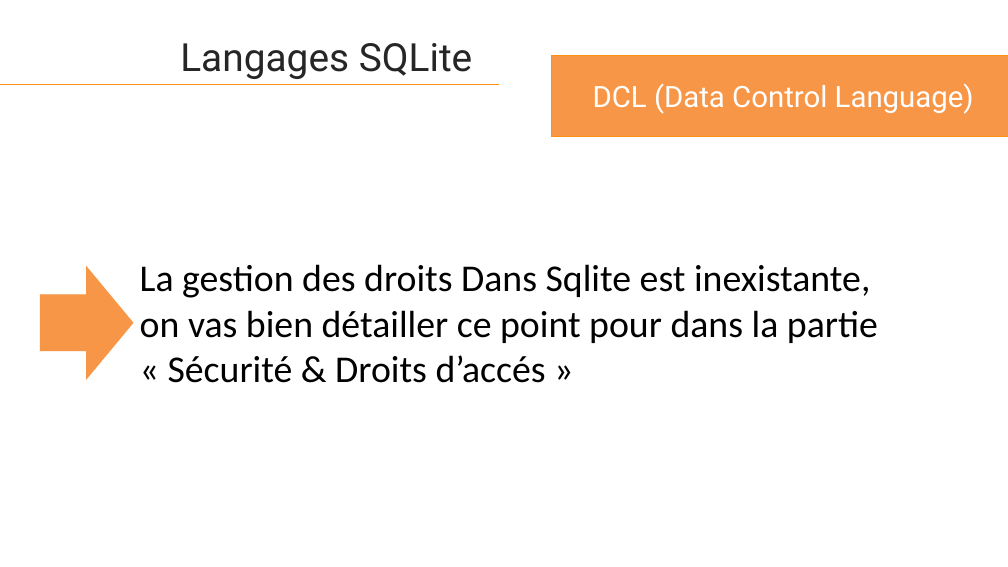
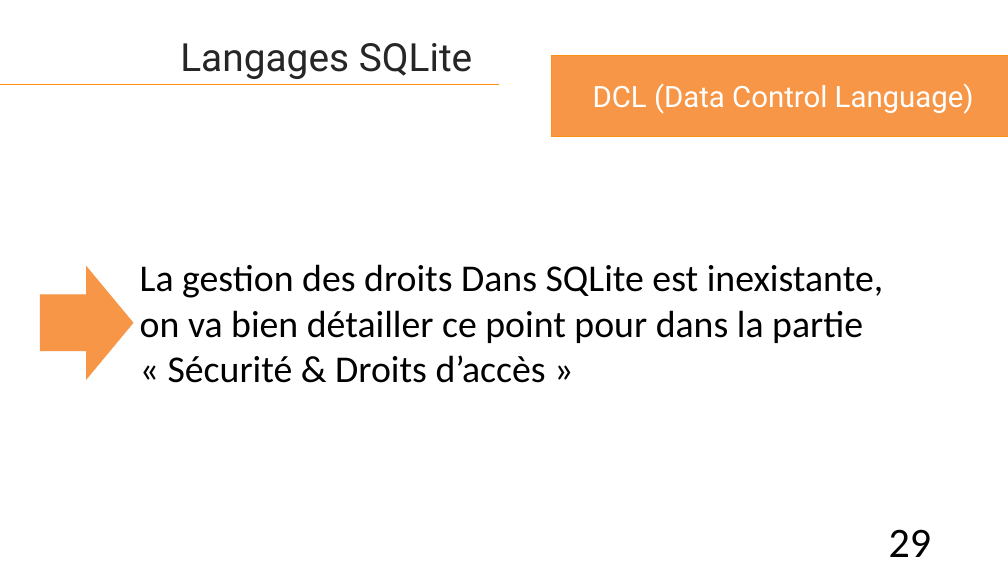
Before and after one commit to HouariZegai/academic-projects, a slide deck: slide 29 of Architecture SGBD/Project/presentation/Presentation-projet-SQLite.pptx. Drawn at 1008x567 pixels with LibreOffice and Linux fonts; fonts in the diff are those of the drawing. Boxes give left, top, right and bottom in pixels: in the first picture for what was removed or moved away, otherwise in the second. Text is boxed around its words. In the diff, an @@ line names an element or a change of style, - is before the commit and + after.

```diff
--- a/Architecture SGBD/Project/presentation/Presentation-projet-SQLite.pptx
+++ b/Architecture SGBD/Project/presentation/Presentation-projet-SQLite.pptx
@@ text at box(140, 264, 883, 383): text changed @@
-La gestion des droits Dans Sqlite est inexistante,
-on vas bien détailler ce point pour dans la partie « Sécurité & Droits d’accés »
+La gestion des droits Dans SQLite est inexistante,
+on va bien détailler ce point pour dans la partie « Sécurité & Droits d’accès »
@@ page number added at box(889, 529, 932, 557), 40 pt, text #000000 @@
+29
```
Also in this commit, not shown: 46 other slides changed, 32 other files.
